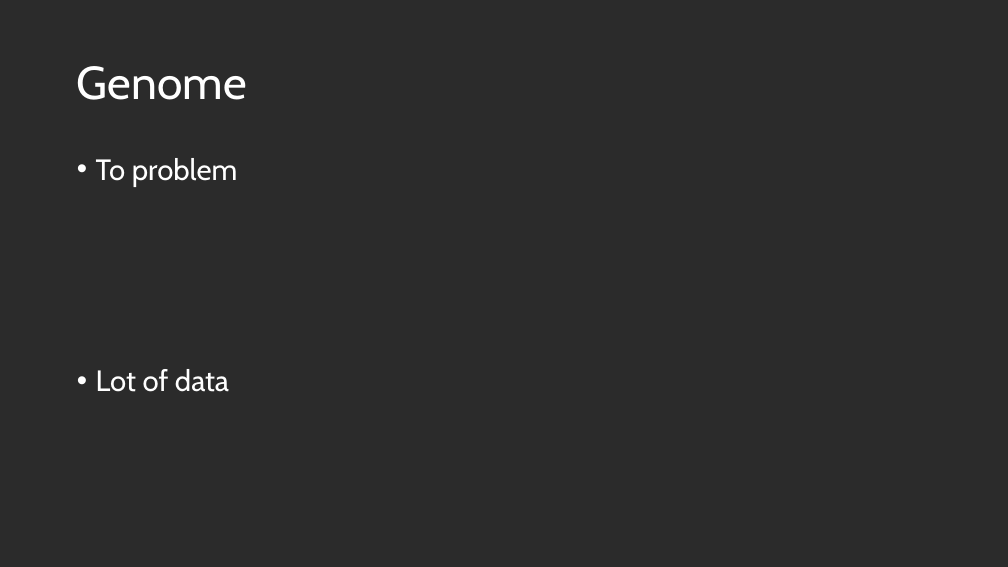
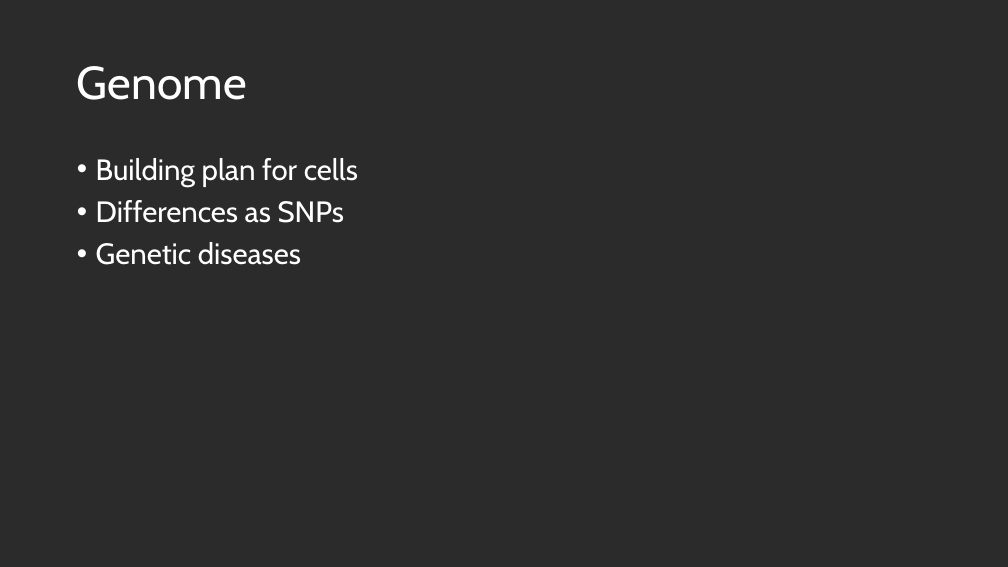
Before and after one commit to us-ja/GWAS_Internship_2025, a slide deck: slide 2 of Presentation/End_of_internship.pptx. Drawn at 1008x567 pixels with LibreOffice and Linux fonts; fonts in the diff are those of the drawing; background and template pictures are left out; a plain dark background stands for a picture behind light text. Boxes give left, top, right and bottom in pixels: in the first picture for what was removed or moved away, otherwise in the second. Text is boxed around its words. In the diff, an @@ line names an element or a change of style, - is before the commit and + after.

```diff
--- a/Presentation/End_of_internship.pptx
+++ b/Presentation/End_of_internship.pptx
@@ text at <box>96,158,358,265</box>: text changed @@
-• To problem
-• Lot of data
+• Building plan for cells
+• Differences as SNPs
+• Genetic diseases
```
Also in this commit, not shown: 4 other slides changed, 3 slides added, 2 slides removed.
